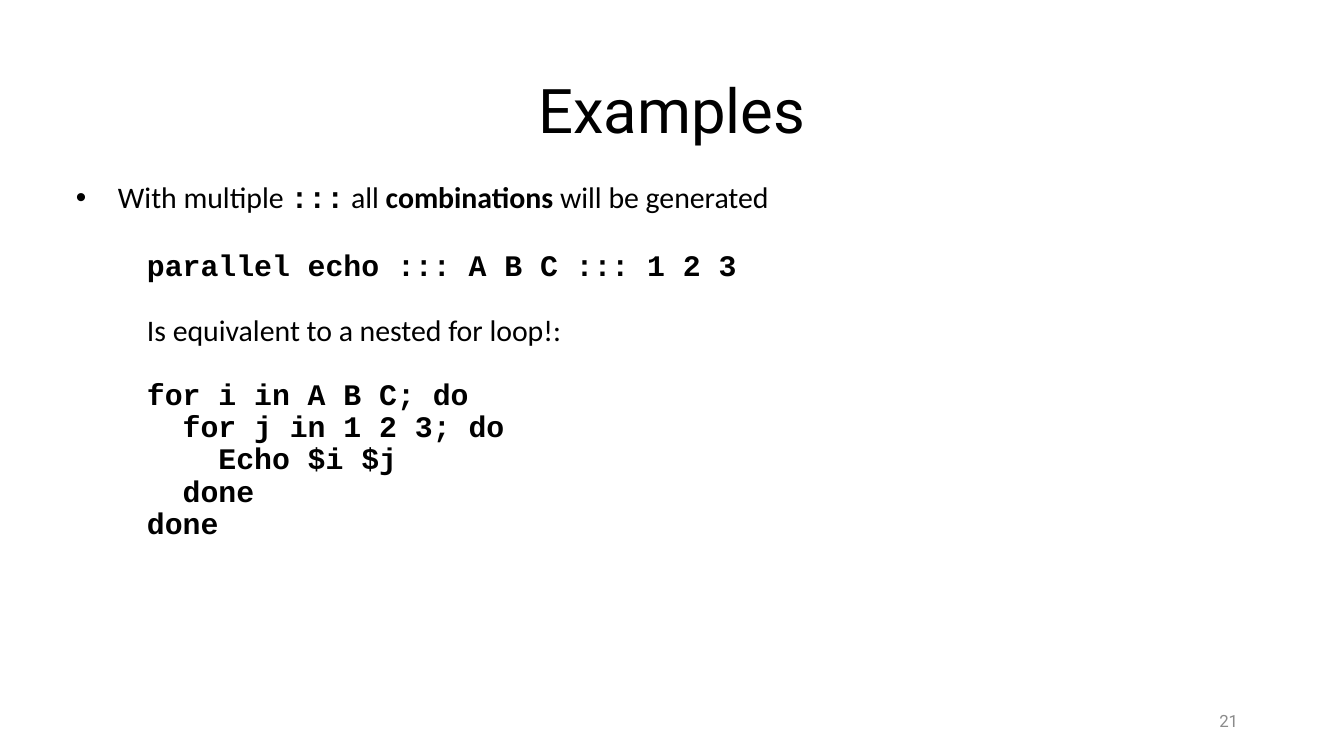
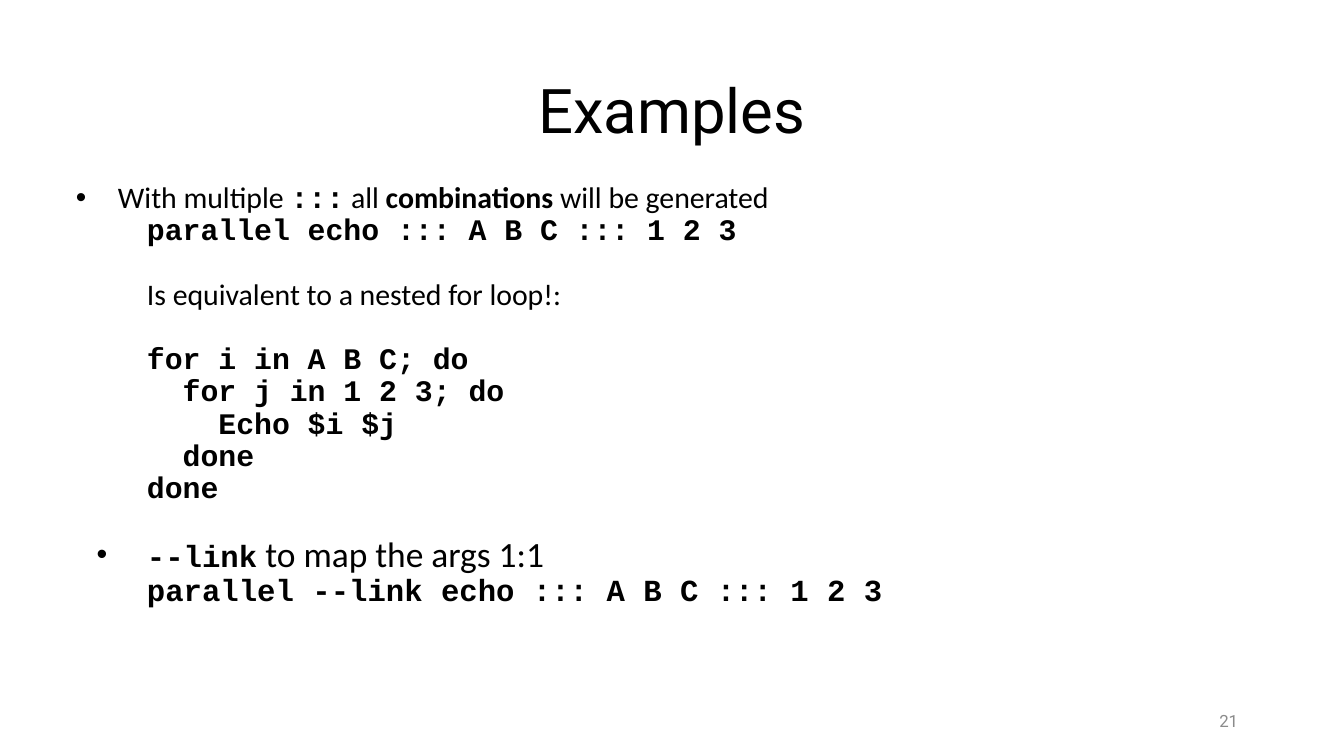
Before and after one commit to ketancmaheshwari/escience23tut, a slide deck: slide 21 of gnu-parallel-tutorial.pptx. Drawn at 1344x756 pixels with LibreOffice and Linux fonts; fonts in the diff are those of the drawing. Boxes give left, top, right and bottom in pixels: in the first picture for what was removed or moved away, otherwise in the second. Text is boxed around its words. In the diff, an @@ line names an element or a change of style, - is before the commit and + after.

```diff
--- a/gnu-parallel-tutorial.pptx
+++ b/gnu-parallel-tutorial.pptx
@@ text at box(147, 542, 882, 608): paragraph added @@
+• --link to map the args 1:1
+  parallel --link echo ::: A B C ::: 1 2 3
```
Also in this commit, not shown: 7 other slides changed, 1 other file.
